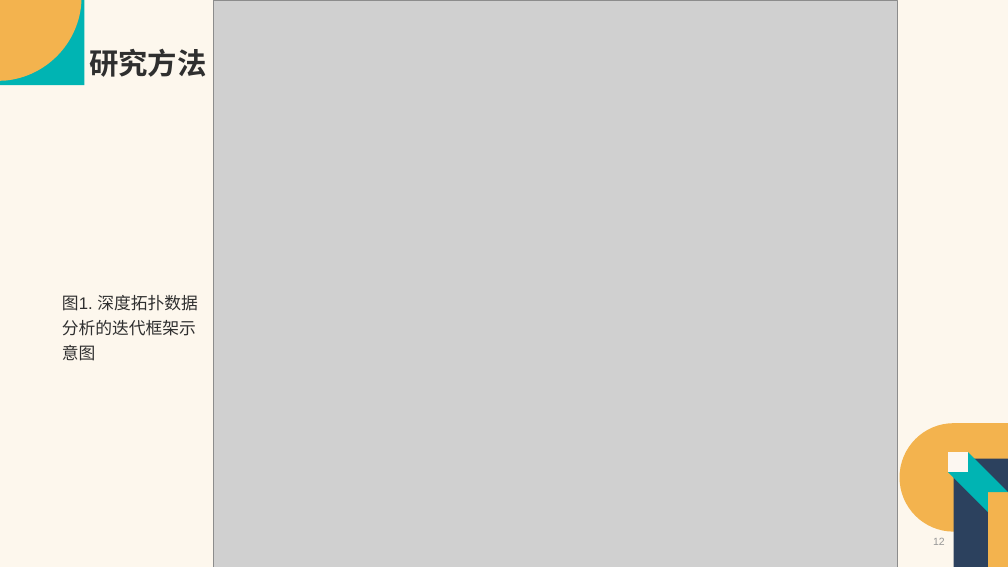
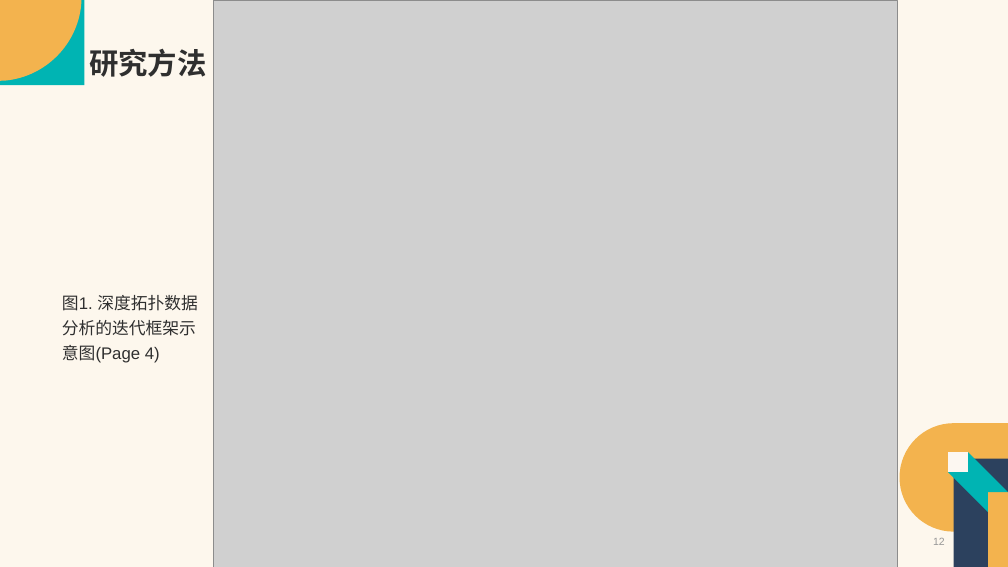
Before and after one commit to Vaelubo/Research, a slide deck: slide 12 of SSCI文章汇报-卢波.pptx. Drawn at 1008x567 pixels with LibreOffice and Linux fonts; fonts in the diff are those of the drawing; grey boxes stand for pictures. Boxes give left, top, right and bottom in pixels: in the first picture for what was removed or moved away, otherwise in the second. Text is boxed around its words. In the diff, an @@ line names an element or a change of style, - is before the commit and + after.

```diff
--- a/SSCI文章汇报-卢波.pptx
+++ b/SSCI文章汇报-卢波.pptx
@@ text at (62, 295, 197, 363): text changed @@
-图1. 深度拓扑数据分析的迭代框架示意图
+图1. 深度拓扑数据分析的迭代框架示意图(Page 4)
```
Also in this commit, not shown: 11 other slides changed, 3 slides added, 1 other file.
